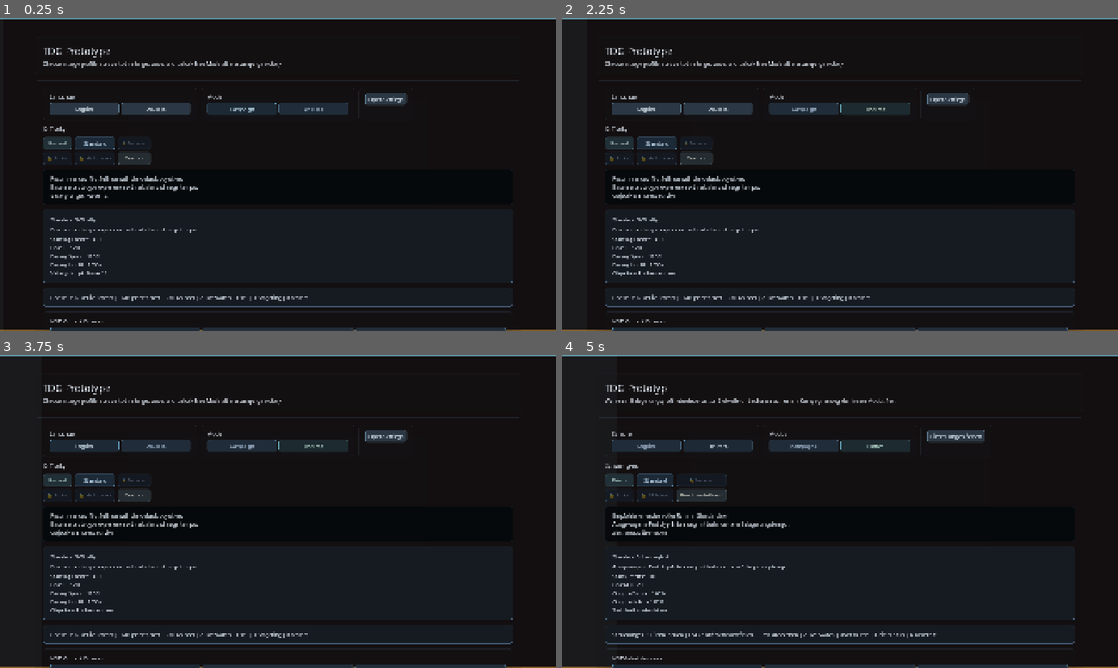
Above: before the commit, frames 1-4 (two rows, left to right).
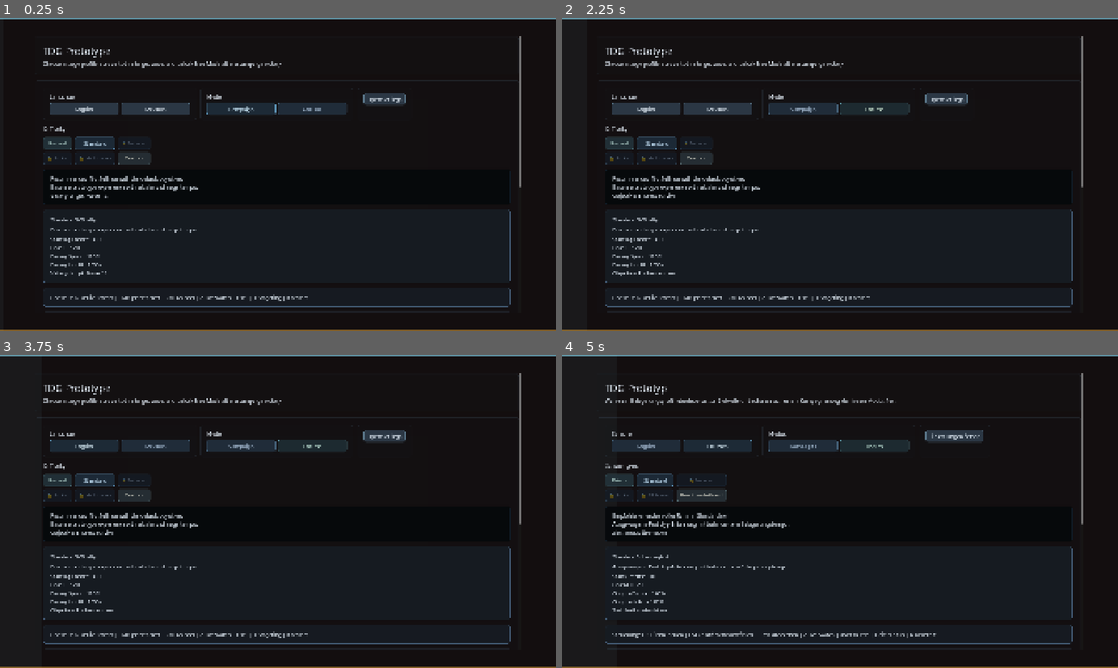
Above: after the commit, the same moments.

Repository: Auda29/TDG
Game: Godot game, scene res://scenes/bootstrap/main.tscn
Two runs of this game, one before a commit and one after it. Both use one fixed random seed, a clock stepped at 60 frames per second and the inputs below.
Inputs:
- Up to frame 1 (0.25 s): no input
- Up to frame 2 (2.25 s): click "Campaign" at 0.5 s; click "Campaign" at 1.25 s; click "Endless" at 2 s
- Up to frame 3 (3.75 s): click "Endless" at 2.75 s; click "English" at 3.5 s
- Up to frame 4 (5 s): click "Deutsch" at 4.25 s

The runs differ from the first frame. In frame 1, 1.5% of the frame differs, in the area x 9-94%, y 5-100%; in frame 2, 1.5%; in frame 3, 1.5%; in frame 4, 1.5%, in the area x 7-94%, y 5-100%.

Commit message:
Refactor start menu layout and scrolling behavior for improved usability
Updated main.tscn to replace MarginContainer with ScrollContainer, enhancing the layout and scroll functionality. Refactored start_menu.gd to remove obsolete scrolling logic and streamline the UI structure, ensuring a more responsive and user-friendly experience in the start menu.

Diff:
--- a/game/scenes/bootstrap/main.tscn
+++ b/game/scenes/bootstrap/main.tscn
@@ -71,7 +71,7 @@
 mouse_filter = 2
 color = Color(1.0, 0.72, 0.24, 0.45)
 
-[node name="Margin" type="MarginContainer" parent="."]
+[node name="Margin" type="ScrollContainer" parent="."]
 layout_mode = 0
 anchors_preset = 15
 anchor_right = 1.0
@@ -80,10 +80,15 @@
 offset_top = 64.0
 offset_right = -120.0
 offset_bottom = -64.0
-mouse_filter = 2
+vertical_scroll_mode = 2
+horizontal_scroll_mode = 0
+follow_focus = true
+mouse_filter = 1
 
 [node name="RootVBox" type="VBoxContainer" parent="Margin"]
-layout_mode = 2
+custom_minimum_size = Vector2(0, 0)
+layout_mode = 2
+size_flags_horizontal = 3
 theme_override_constants/separation = 18
 
 [node name="HeaderPanel" type="PanelContainer" parent="Margin/RootVBox"]
--- a/game/scripts/ui/start_menu.gd
+++ b/game/scripts/ui/start_menu.gd
@@ -5,9 +5,6 @@
 const UI_BUTTON_IDLE := Color(0.78, 0.84, 0.90, 0.92)
 const UI_BUTTON_ACTIVE_ENDLESS := Color(0.88, 0.98, 0.90, 1.0)
 const UI_BUTTON_LOCKED := Color(0.48, 0.52, 0.58, 0.72)
-const MENU_SCROLL_STEP := 72.0
-const MENU_MARGIN_TOP := 64.0
-const MENU_MARGIN_BOTTOM := -64.0
 const MVP_TOWERS := [
 	preload("res://data/mvp/towers/musterline_redoubt.tres"),
 	preload("res://data/mvp/towers/auric_sentinel_lancepost.tres"),
@@ -165,7 +162,7 @@
 	},
 ]
 
-@onready var margin_root: MarginContainer = $Margin
+@onready var margin_root: ScrollContainer = $Margin
 @onready var root_vbox: VBoxContainer = $Margin/RootVBox
 @onready var menu_panel: PanelContainer = $Margin/RootVBox/MenuPanel
 @onready var back_glow: ColorRect = $BackGlow
@@ -255,8 +252,6 @@
 var _content_category: String = "tower"
 var _content_index: int = 0
 var _selected_commander_index: int = 0
-var _scroll_offset: float = 0.0
-var _max_scroll_offset: float = 0.0
 
 func _ready() -> void:
 	_current_language = RunState.menu_language if RunState.menu_language != "" else "en"
@@ -312,9 +307,6 @@
 	_refresh_content_browser()
 	_refresh_commander_dialog()
 	_refresh_selected_commander_summary()
-	resized.connect(_update_scroll_bounds)
-	get_viewport().size_changed.connect(_update_scroll_bounds)
-	call_deferred("_update_scroll_bounds")
 
 func _process(delta: float) -> void:
 	_pulse_time += delta
@@ -322,27 +314,6 @@
 	back_glow.modulate = Color(0.28, 0.44, 0.52, glow_alpha)
 	sweep_line.position.x = -260.0 + fmod(_pulse_time * 38.0, size.x + 520.0)
 	menu_panel.scale = Vector2.ONE
-
-func _input(event: InputEvent) -> void:
-	if commander_dialog.visible or $SettingsOverlay.visible:
-		return
-	if event is InputEventMouseButton and event.pressed:
-		if event.button_index == MOUSE_BUTTON_WHEEL_UP:
-			_set_scroll_offset(_scroll_offset - MENU_SCROLL_STEP)
-			get_viewport().set_input_as_handled()
-		elif event.button_index == MOUSE_BUTTON_WHEEL_DOWN:
-			_set_scroll_offset(_scroll_offset + MENU_SCROLL_STEP)
-			get_viewport().set_input_as_handled()
-
-func _update_scroll_bounds() -> void:
-	await get_tree().process_frame
-	_max_scroll_offset = maxf(0.0, root_vbox.get_combined_minimum_size().y - margin_root.size.y)
-	_set_scroll_offset(_scroll_offset)
-
-func _set_scroll_offset(value: float) -> void:
-	_scroll_offset = clampf(value, 0.0, _max_scroll_offset)
-	margin_root.offset_top = MENU_MARGIN_TOP - _scroll_offset
-	margin_root.offset_bottom = MENU_MARGIN_BOTTOM - _scroll_offset
 
 func _set_language(language: String) -> void:
 	_current_language = language
@@ -428,7 +399,6 @@
 	_refresh_content_browser()
 	_refresh_commander_dialog()
 	_refresh_selected_commander_summary()
-	call_deferred("_update_scroll_bounds")
 
 func _select_difficulty(index: int) -> void:
 	_selected_difficulty_index = clampi(index, 0, DIFFICULTIES.size() - 1)
